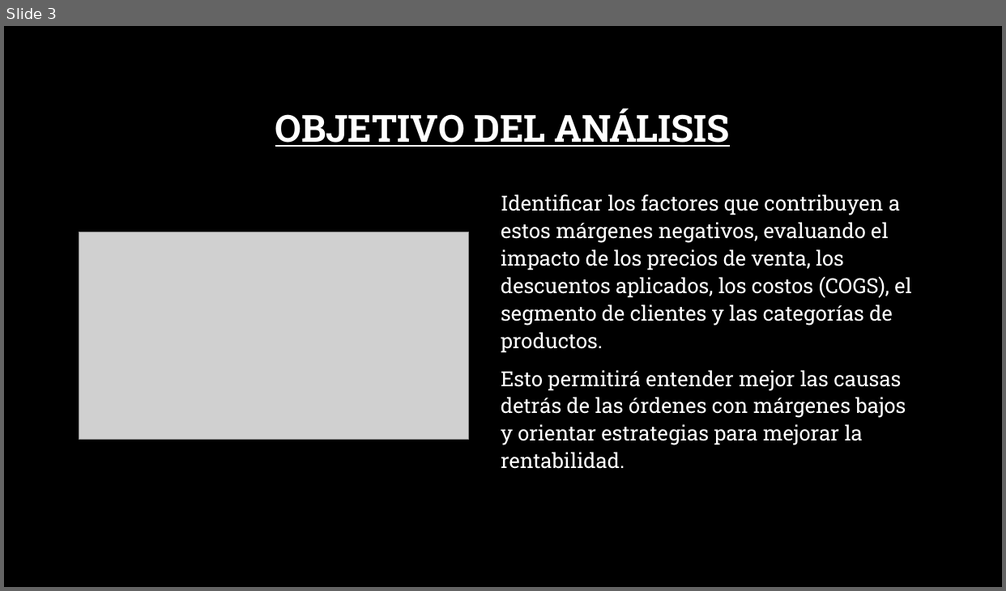
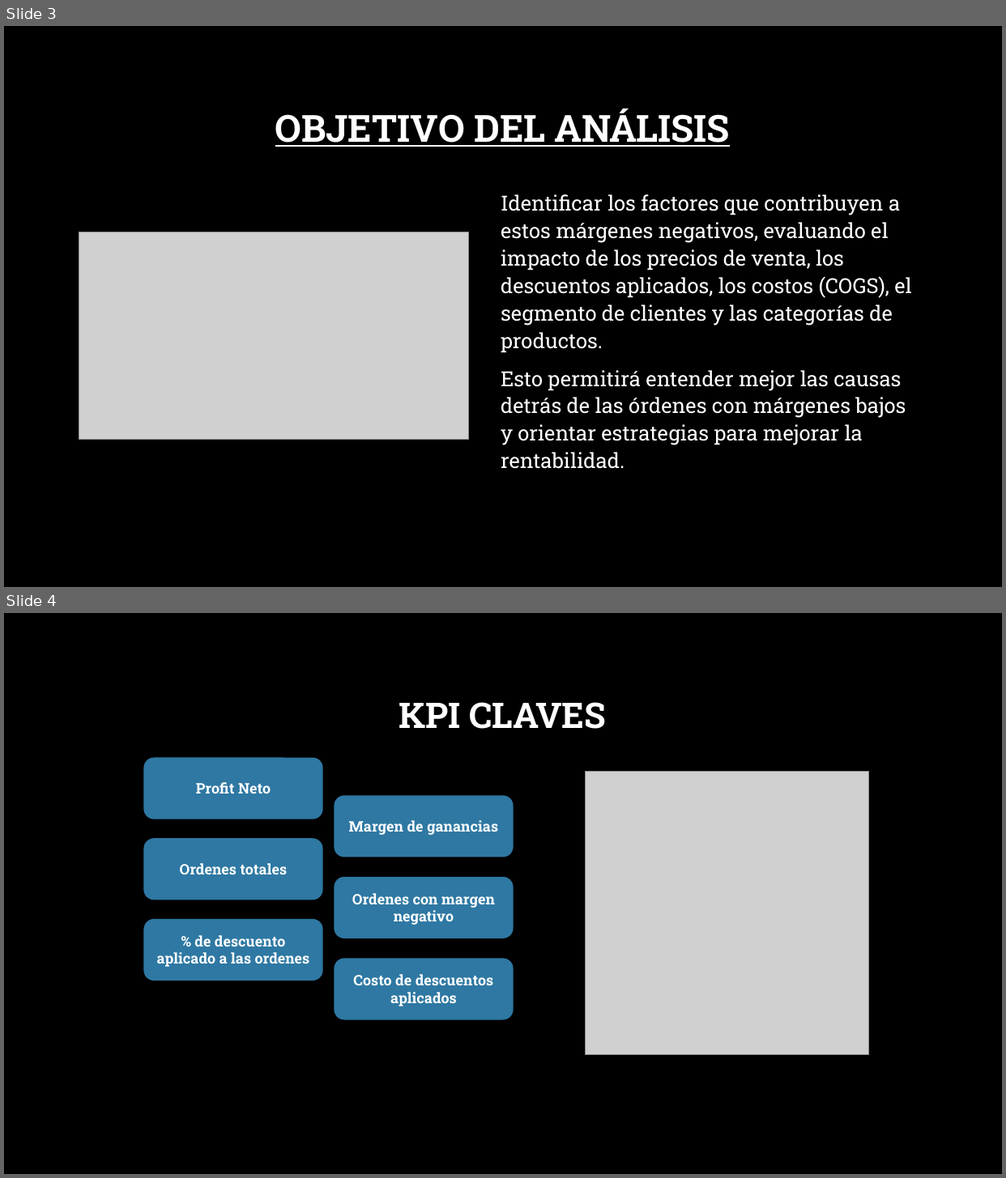
Before and after one commit to aSalomon96/lab1, a slide deck: Presentacion_lab1.pptx. Shown one above the other, each under a label of ours: slide 3 before the commit, slides 3 and 4 after it. The pictures are 1006x591 and 1006x1178 pixels, drawn with LibreOffice and Linux fonts; fonts in the diff are those of the drawing; grey boxes stand for pictures; background and template pictures are left out. Boxes give left, top, right and bottom in pixels: in the first picture for what was removed or moved away, otherwise in the second. Text is boxed around its words. In the diff, an @@ line names an element or a change of style, - is before the commit and + after.

```diff
--- a/Presentacion_lab1.pptx
+++ b/Presentacion_lab1.pptx
@@ slide 4 added at (4, 613, 1002, 1174), background picture (left out) @@
@@ title added at (398, 702, 607, 729), 34 pt, text #FFFFFF, bold @@
+KPI CLAVES
@@ rounded rectangle added at (144, 757, 323, 819), fill #2E78A3, 14 pt, text #FFFFFF, bold @@
+Profit Neto
@@ picture added at (586, 772, 869, 1055) @@
@@ rounded rectangle added at (334, 796, 513, 857), fill #2E78A3, 14 pt, text #FFFFFF, bold @@
+Margen de ganancias
@@ rounded rectangle added at (144, 838, 323, 900), fill #2E78A3, 14 pt, text #FFFFFF, bold @@
+Ordenes totales
@@ rounded rectangle added at (334, 877, 513, 939), fill #2E78A3, 14 pt, text #FFFFFF, bold @@
+Ordenes con margen negativo
@@ rounded rectangle added at (144, 919, 323, 981), fill #2E78A3, 14 pt, text #FFFFFF, bold @@
+% de descuento aplicado a las ordenes
@@ rounded rectangle added at (334, 958, 513, 1020), fill #2E78A3, 14 pt, text #FFFFFF, bold @@
+Costo de descuentos aplicados
```
Also in this commit, not shown: 1 slide changed, 6 other slides added, 1 slide removed, 4 other files.
